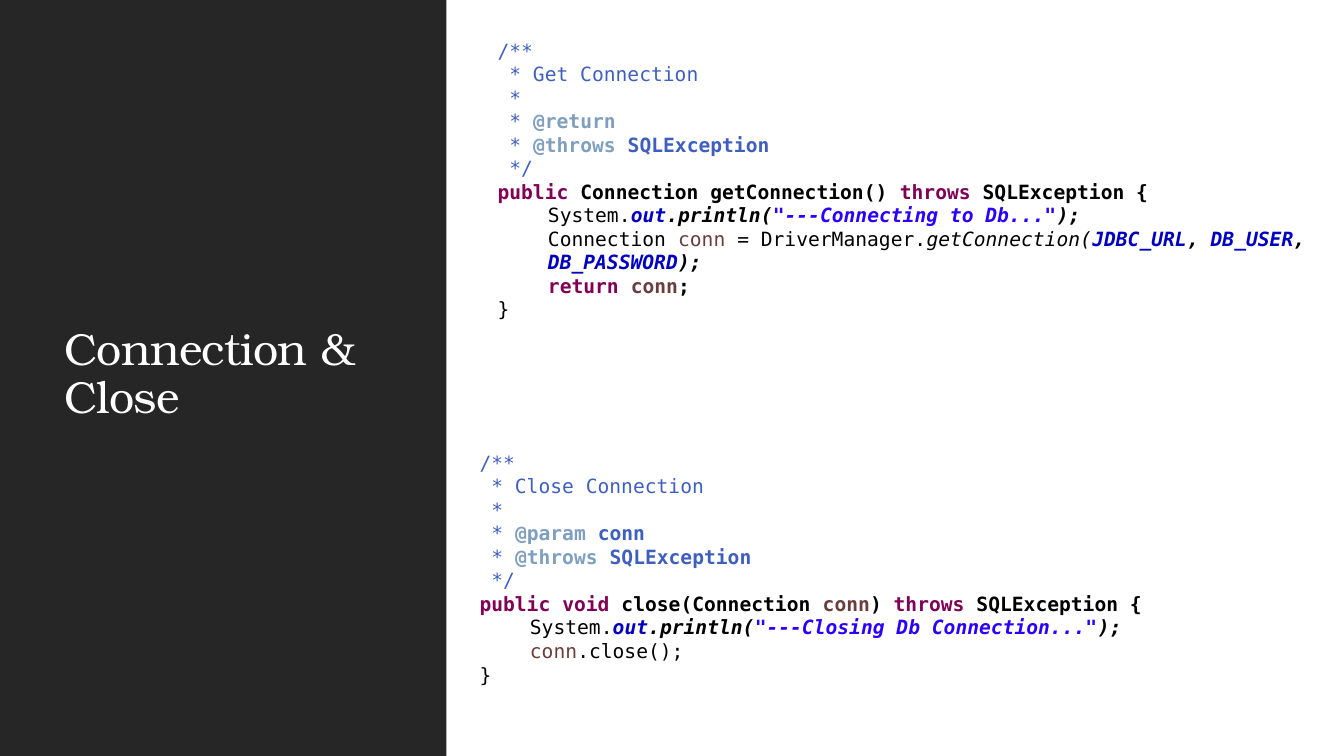
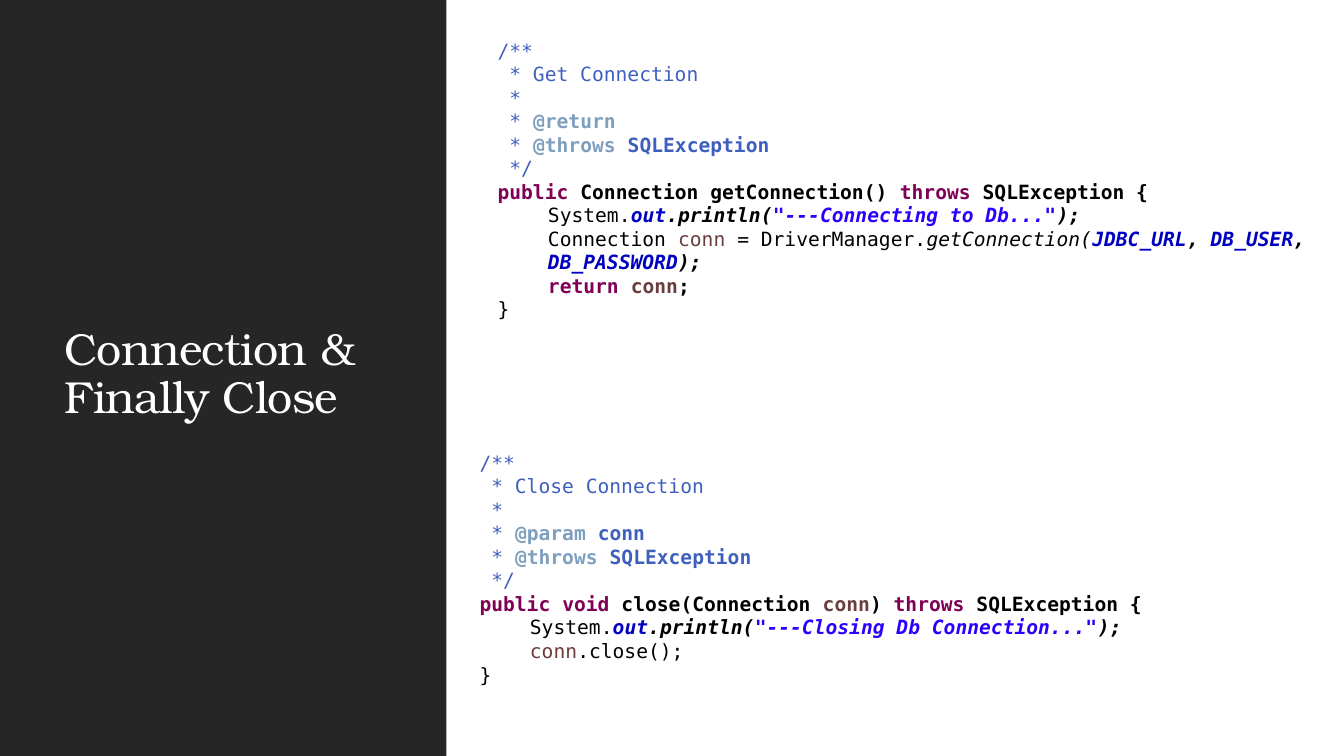
Before and after one commit to JSS-DEVCORE/JdbcExample, a slide deck: slide 11 of docs/JDBC Insights.pptx (slide 10 before the commit). Drawn at 1344x756 pixels with LibreOffice and Linux fonts; fonts in the diff are those of the drawing. Boxes give left, top, right and bottom in pixels: in the first picture for what was removed or moved away, otherwise in the second. Text is boxed around its words. In the diff, an @@ line names an element or a change of style, - is before the commit and + after.

```diff
--- a/docs/JDBC Insights.pptx
+++ b/docs/JDBC Insights.pptx
@@ title at (x1=64, y1=334, x2=339, y2=424): text changed @@
-Connection & Close
+Connection & Finally Close
```
Also in this commit, not shown: 6 other slides changed, 3 slides added, 5 other files.
